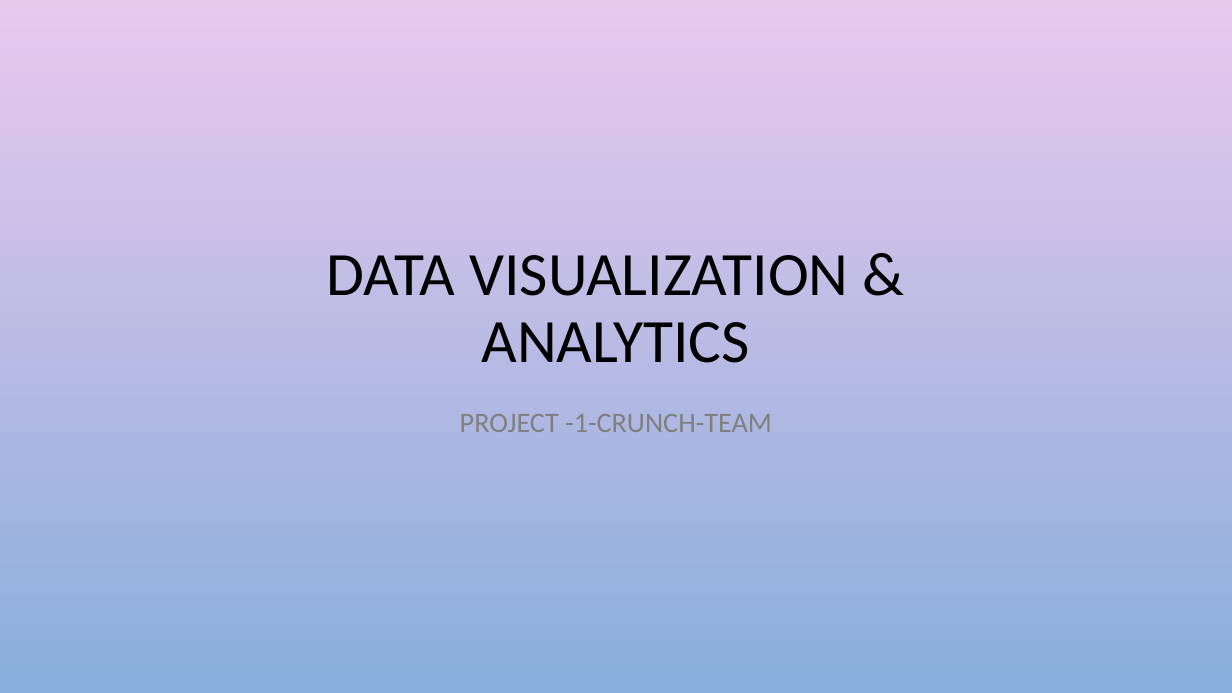
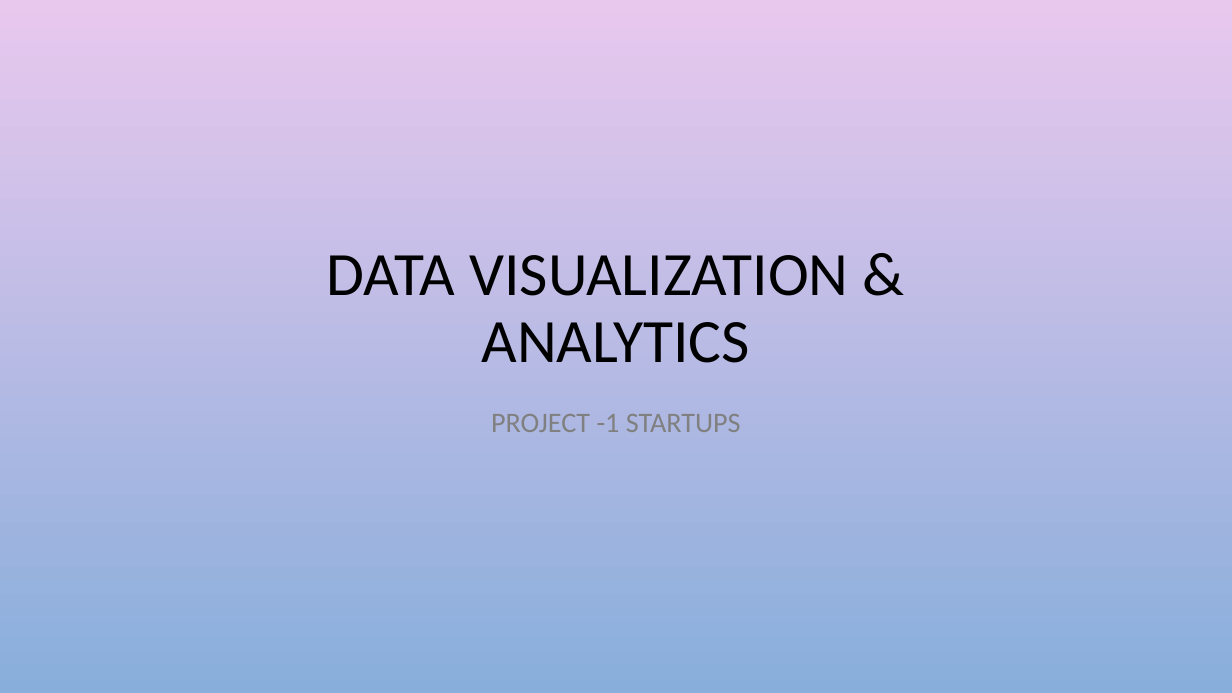
Before and after one commit to chrisg4github/Project-1-Crunch-Team, a slide deck: slide 1 of PowerPoint/Data visualization & Analytics_chrisg.pptx. Drawn at 1232x693 pixels with LibreOffice and Linux fonts; fonts in the diff are those of the drawing; background and template pictures are left out. Boxes give left, top, right and bottom in pixels: in the first picture for what was removed or moved away, otherwise in the second. Text is boxed around its words. In the diff, an @@ line names an element or a change of style, - is before the commit and + after.

```diff
--- a/PowerPoint/Data visualization & Analytics_chrisg.pptx
+++ b/PowerPoint/Data visualization & Analytics_chrisg.pptx
@@ subtitle at bbox=[491, 414, 741, 432]: text changed @@
-PROJECT -1-CRUNCH-TEAM
+PROJECT -1 STARTUPS
```
Also in this commit, not shown: 9 other slides changed, 1 slide added, 1 slide removed, 19 other files.
